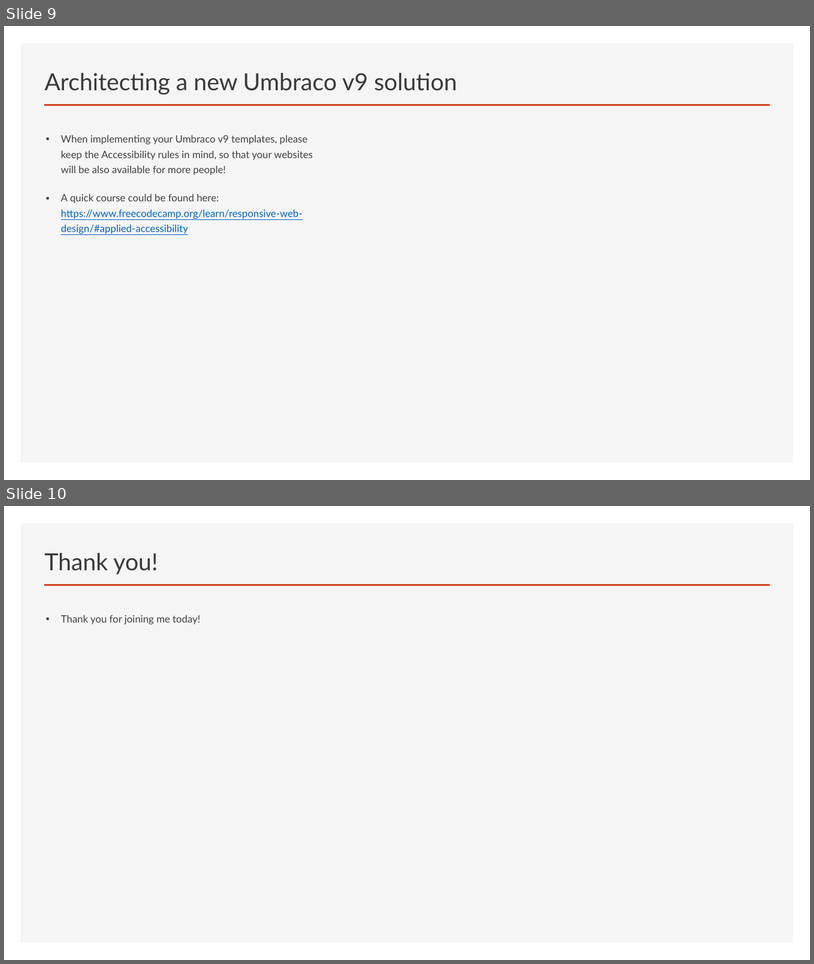
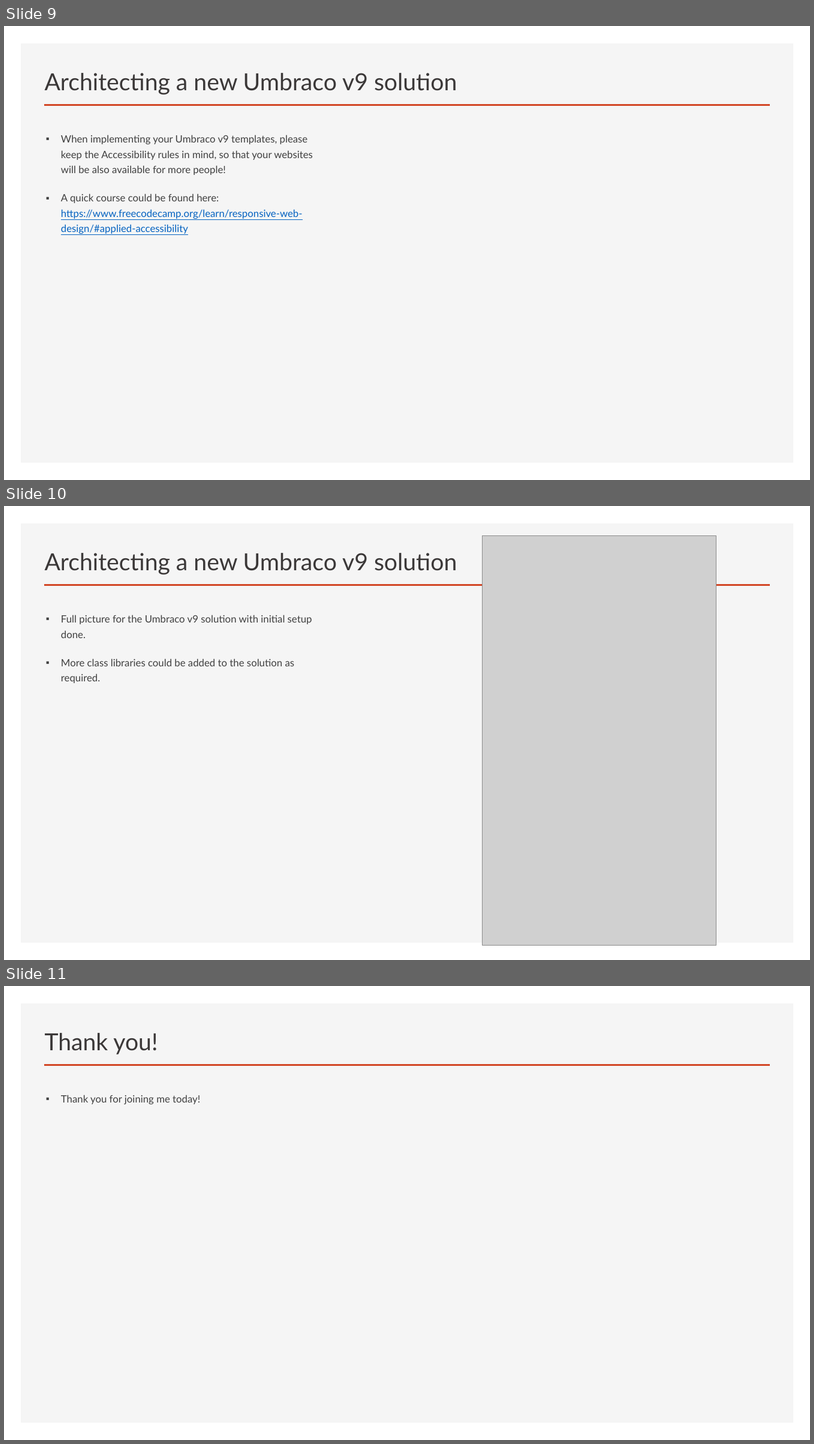
Before and after one commit to NurhakKaya/HundredDaysOfCodeGlasgowUmbracoUserGroupNotes, a slide deck: 100DaysOfCodeAndUmbracoV9.pptx. Shown one above the other, each under a label of ours: slides 9 and 10 before the commit, slides 9, 10 and 11 after it. The pictures are 814x964 and 814x1444 pixels, drawn with LibreOffice and Linux fonts; fonts in the diff are those of the drawing; grey boxes stand for pictures. Boxes give left, top, right and bottom in pixels: in the first picture for what was removed or moved away, otherwise in the second. Text is boxed around its words. In the diff, an @@ line names an element or a change of style, - is before the commit and + after.

Commit message:
full picture for the entire solition added

```diff
--- a/100DaysOfCodeAndUmbracoV9.pptx
+++ b/100DaysOfCodeAndUmbracoV9.pptx
@@ slide 10 added at box(4, 506, 810, 960), background #FFFFFF; not listed: 2 template elements that a slide beside it also shows @@
@@ picture added at box(483, 535, 717, 945) @@
@@ title added at box(45, 553, 457, 574), 28 pt, text #3B3838 @@
+Architecting a new Umbraco v9 solution
@@ text added at box(61, 615, 312, 683), 12 pt, text #404040 @@
+▪ Full picture for the Umbraco v9 solution with initial setup done.
+▪ More class libraries could be added to the solution as required.
@@ what was slide 10 is now slide 11 @@
```
